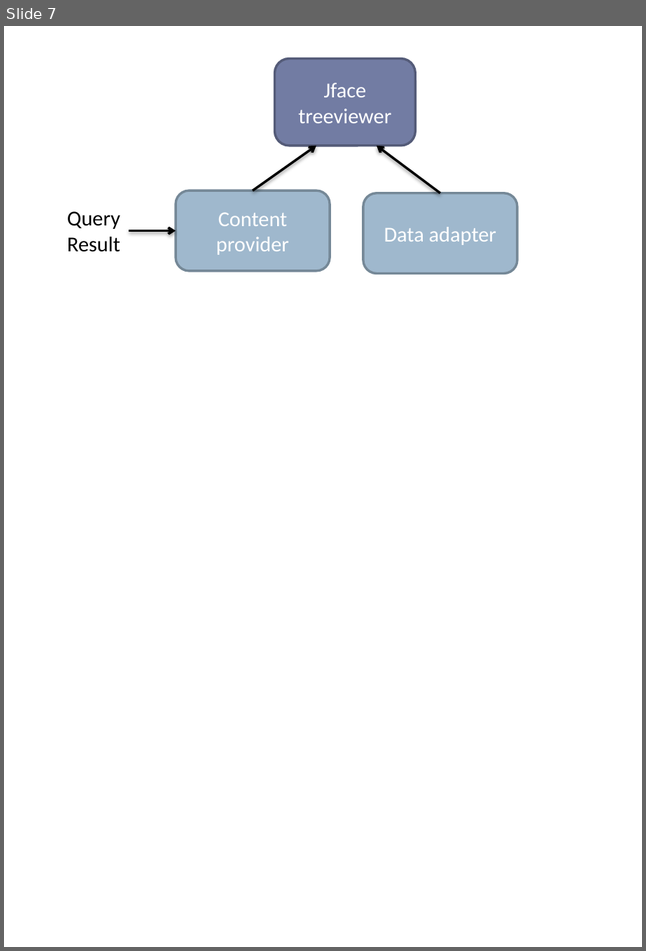
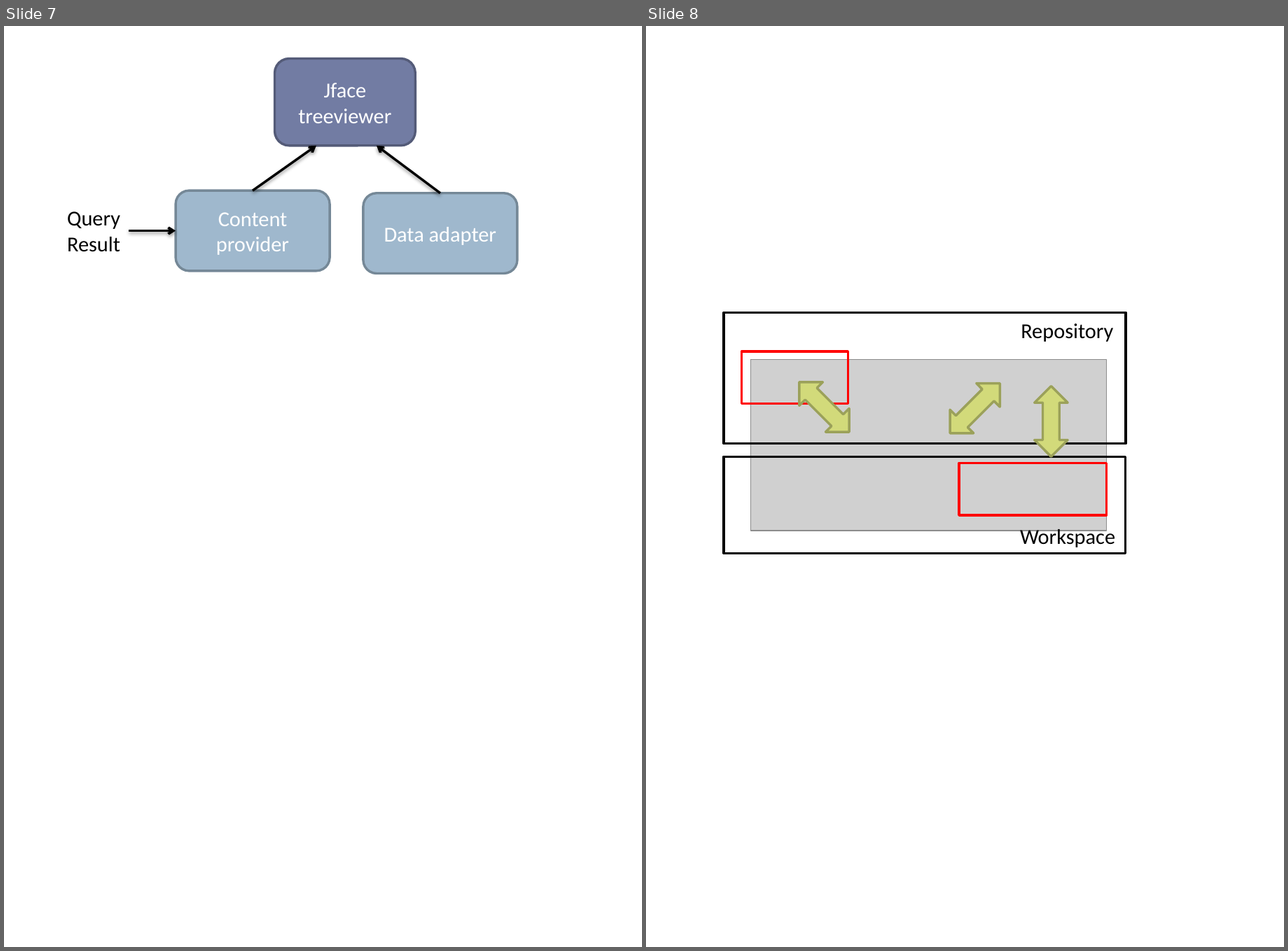
Before and after one commit to donat/incquery-deps, a slide deck: incquery-deps-documentation/visio-diagrams/diagram-source.pptx. Shown side by side, each under a label of ours: slide 7 before the commit, slides 7 and 8 after it. The pictures are 646x951 and 1288x951 pixels, drawn with LibreOffice and Linux fonts; fonts in the diff are those of the drawing; grey boxes stand for pictures. Boxes give left, top, right and bottom in pixels: in the first picture for what was removed or moved away, otherwise in the second. Text is boxed around its words. In the diff, an @@ line names an element or a change of style, - is before the commit and + after.

```diff
--- a/incquery-deps-documentation/visio-diagrams/diagram-source.pptx
+++ b/incquery-deps-documentation/visio-diagrams/diagram-source.pptx
@@ slide 8 added at <box>646,26,1284,947</box>, background #FFFFFF @@
@@ rectangle added at <box>724,312,1125,443</box>, outline #000000 2 pt @@
@@ text added at <box>1020,324,1113,342</box>, 18 pt, text #000000 @@
+Repository
@@ rectangle added at <box>741,352,848,403</box>, outline #FF0000 2 pt @@
@@ picture added at <box>750,359,1106,531</box> @@
@@ up down arrow added at <box>787,370,861,444</box>, fill #D2DA7A, outline #9BA15A 2 pt @@
@@ up down arrow added at <box>938,372,1011,445</box>, fill #D2DA7A, outline #9BA15A 2 pt @@
@@ up down arrow added at <box>1034,386,1067,457</box>, fill #D2DA7A, outline #9BA15A 2 pt @@
@@ rectangle added at <box>724,457,1125,554</box>, outline #000000 2 pt @@
@@ rectangle added at <box>959,463,1106,515</box>, outline #FF0000 2 pt @@
@@ text added at <box>1020,526,1115,548</box>, 18 pt, text #000000 @@
+Workspace
```
Also in this commit, not shown: 1 slide changed, 1 other file.
